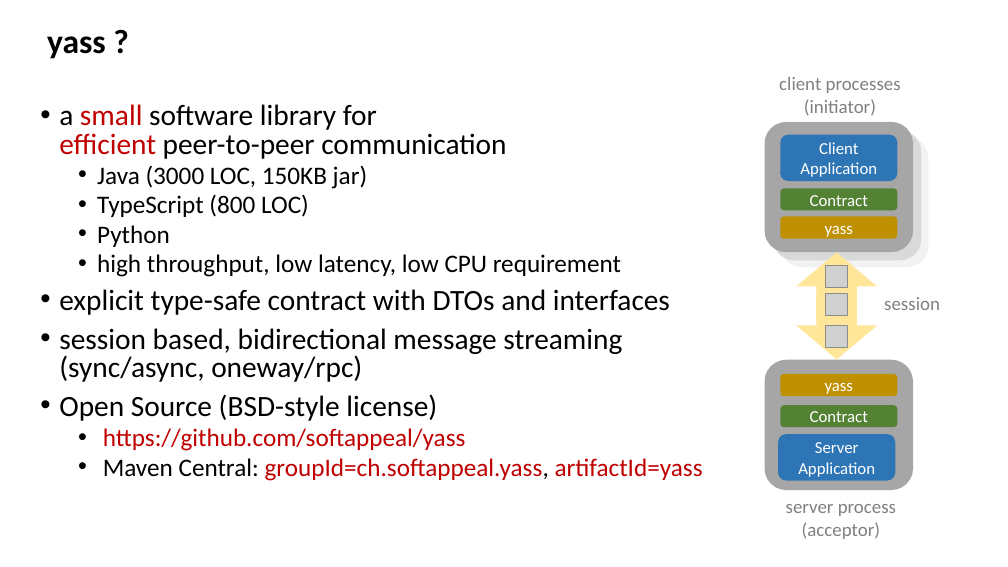
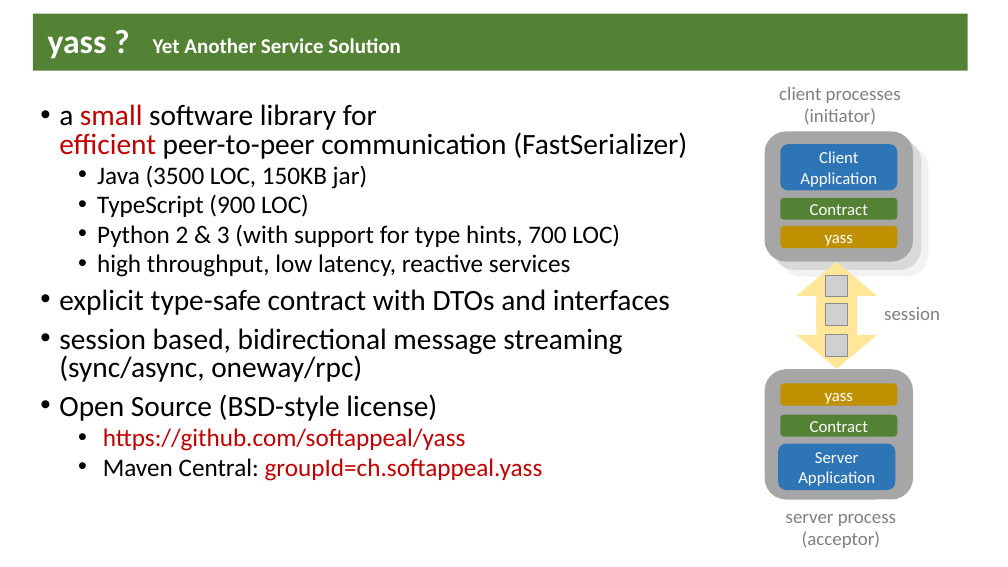
Before and after one commit to softappeal/yass, a slide deck: slide 1 of doc/yass.pptx (slide 2 before the commit). Drawn at 1008x567 pixels with LibreOffice and Linux fonts; fonts in the diff are those of the drawing; grey boxes stand for pictures. Boxes give left, top, right and bottom in pixels: in the first picture for what was removed or moved away, otherwise in the second. Text is boxed around its words. In the diff, an @@ line names an element or a change of style, - is before the commit and + after.

Commit message:
presentation updated

```diff
--- a/doc/yass.pptx
+++ b/doc/yass.pptx
@@ title "yass ? Yet Another Service ...": place and size @@
-title "yass ? Yet Another Service ..." at [47, 36, 106, 59]
+title "yass ? Yet Another Service ..." at [33, 14, 968, 70]
@@ title "yass ? Yet Another Service ..." at [33, 14, 968, 70]: fill none to #548235 @@
@@ title at [48, 36, 401, 59]: text changed; size 32 to 20 pt; text colour #000000 to #FFFFFF @@
-yass ?
+yass ? Yet Another Service Solution
@@ text at [59, 104, 687, 277]: text changed @@
-• a small software library for
-  efficient peer-to-peer communication
-  • Java (3000 LOC, 150KB jar)
-  • TypeScript (800 LOC)
-  • Python
-  • high throughput, low latency, low CPU requirement
+• a small software library for
+  efficient peer-to-peer communication (FastSerializer)
+  • Java (3500 LOC, 150KB jar)
+  • TypeScript (900 LOC)
+  • Python 2 & 3 (with support for type hints, 700 LOC)
+  • high throughput, low latency, reactive services
@@ 10 rounded rectangles, 3 pictures, 2 rectangles, 2 down arrows, 1 text: place and size @@
-10 rounded rectangles, 3 pictures, 2 rectangles, 2 down arrows, 1 text at [765, 68, 940, 545]
+10 rounded rectangles, 3 pictures, 2 rectangles, 2 down arrows, 1 text at [765, 77, 940, 554]
@@ text at [103, 458, 543, 481]: text changed @@
-  • Maven Central: groupId=ch.softappeal.yass, artifactId=yass
+  • Maven Central: groupId=ch.softappeal.yass
```
Also in this commit, not shown: 6 other slides changed, 2 slides removed, 1 other file.
